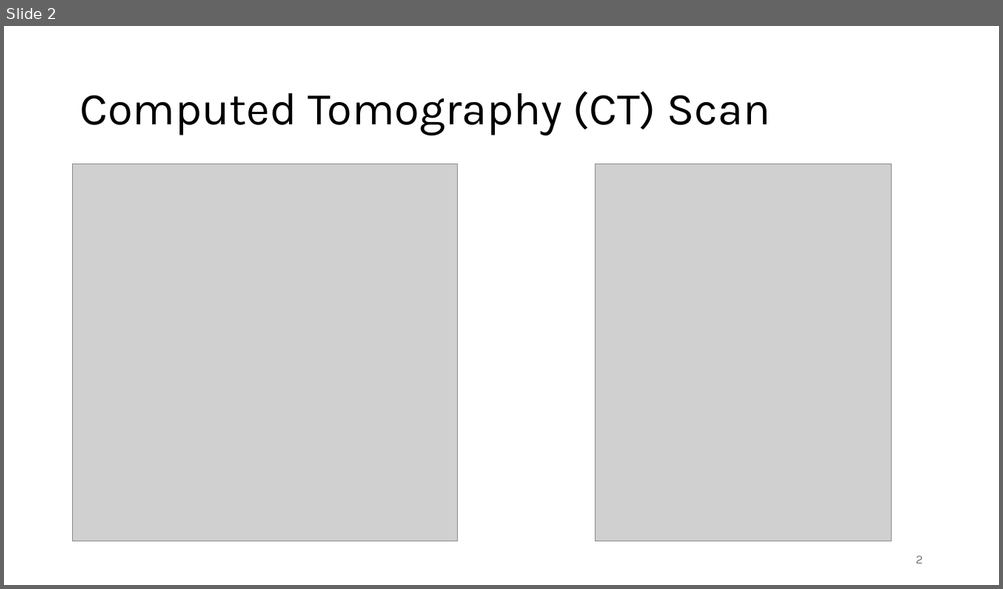
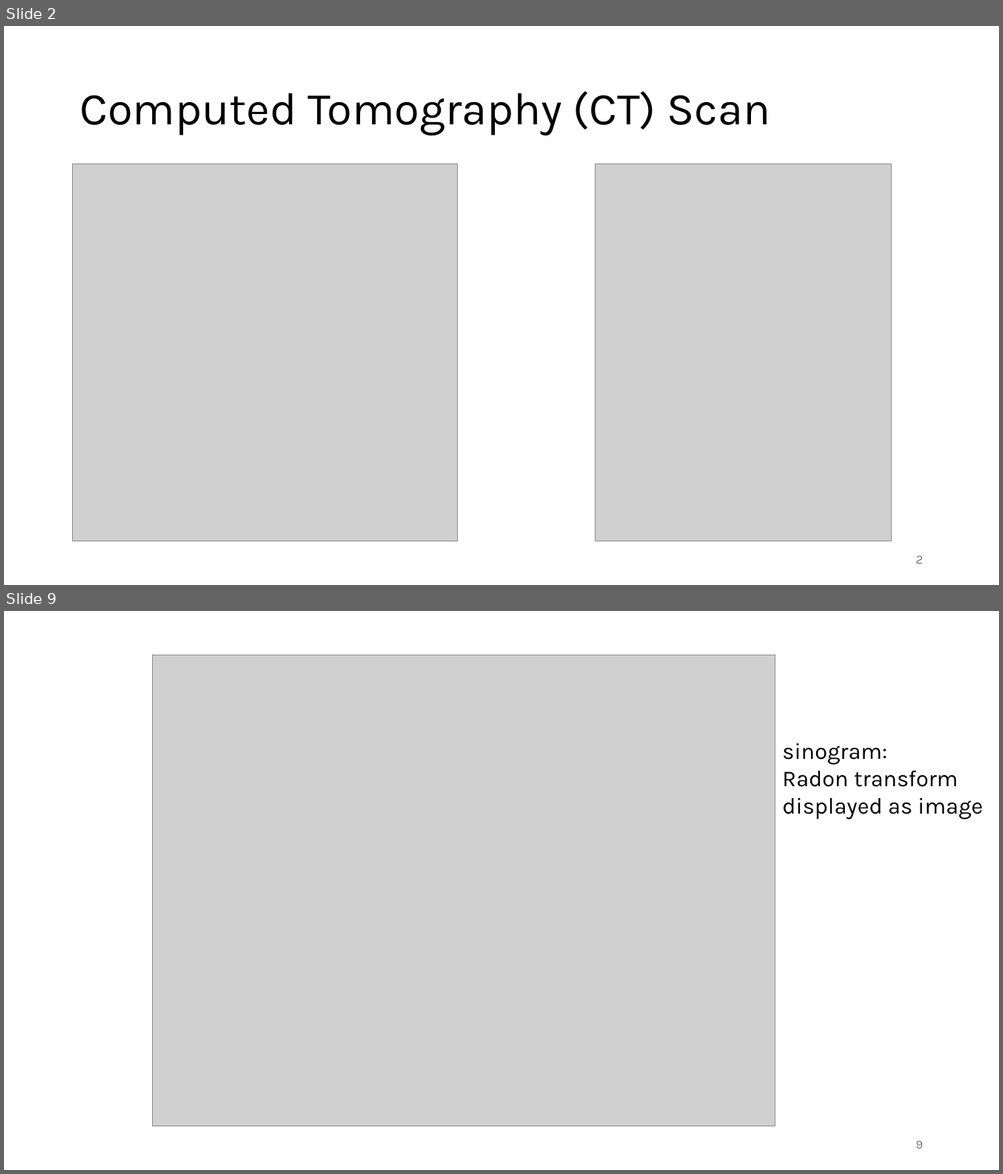
Before and after one commit to FelixWick/DL_images, a slide deck: slides/CT.pptx. Shown one above the other, each under a label of ours: slide 2 before the commit, slides 2 and 9 after it; the slides between them are not shown. The pictures are 1003x589 and 1003x1174 pixels, drawn with LibreOffice and Linux fonts; fonts in the diff are those of the drawing; grey boxes stand for pictures. Boxes give left, top, right and bottom in pixels: in the first picture for what was removed or moved away, otherwise in the second. Text is boxed around its words. In the diff, an @@ line names an element or a change of style, - is before the commit and + after.

```diff
--- a/slides/CT.pptx
+++ b/slides/CT.pptx
@@ slide 9 added at <box>4,611,999,1170</box>, background #FFFFFF @@
@@ picture added at <box>153,655,775,1128</box> @@
@@ text added at <box>782,743,982,820</box>, 22 pt, text #000000 @@
+sinogram:
+Radon transform displayed as image
@@ page number added at <box>916,1141,923,1149</box>, 12 pt, text #797979 @@
+9
```
Also in this commit, not shown: 5 slides changed, 7 other slides added, 1 slide removed.
